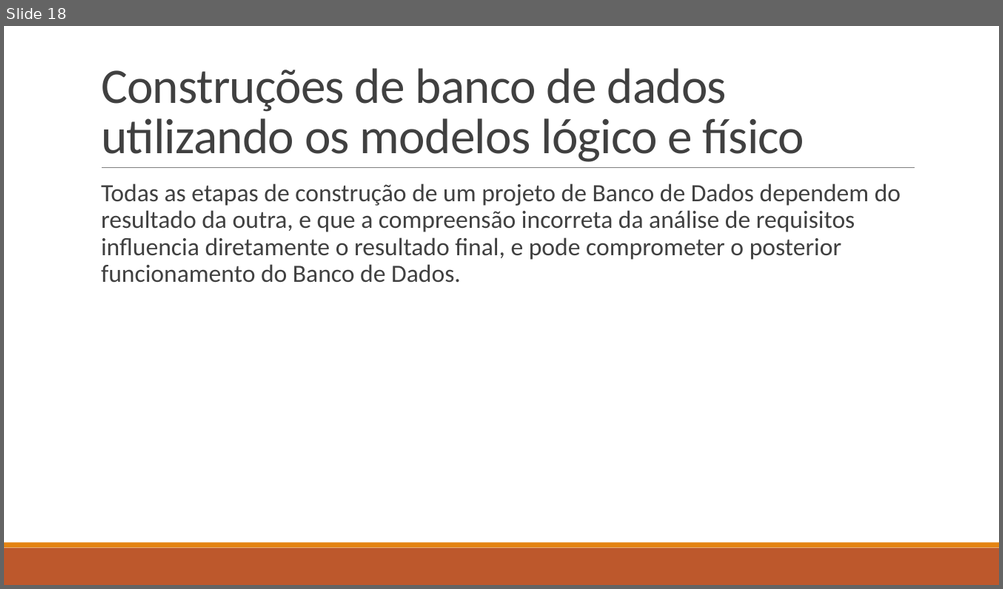
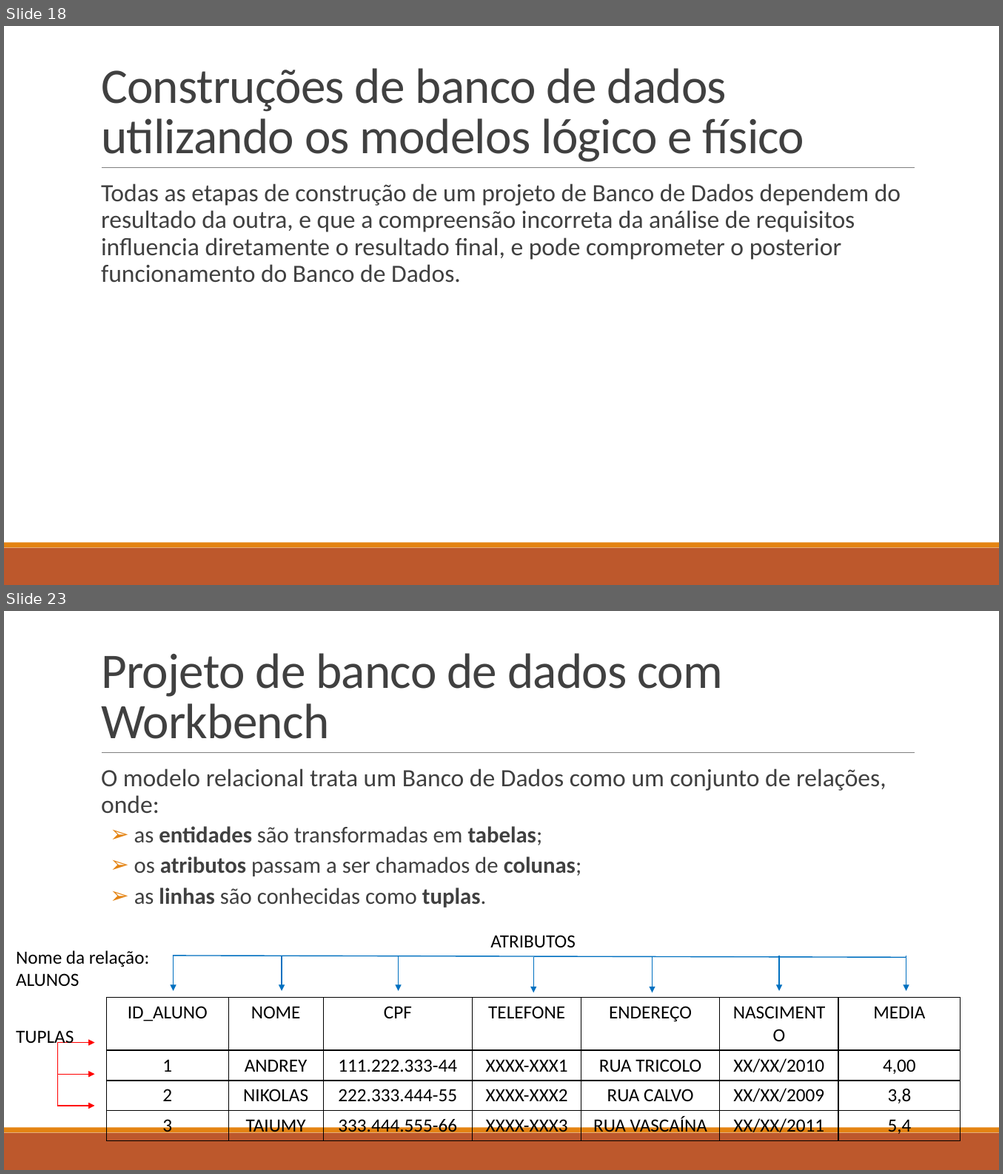
Before and after one commit to LucasHerculanoAmaro/Minhas-Aulas, a slide deck: Euripedes Simões de Paula/Banco de Dados/Aula 9/Projeto de Banco de Dados.pptx. Shown one above the other, each under a label of ours: slide 18 before the commit, slides 18 and 23 after it; the slides between them are not shown. The pictures are 1003x589 and 1003x1174 pixels, drawn with LibreOffice and Linux fonts; fonts in the diff are those of the drawing. Boxes give left, top, right and bottom in pixels: in the first picture for what was removed or moved away, otherwise in the second. Text is boxed around its words. In the diff, an @@ line names an element or a change of style, - is before the commit and + after.

Commit message:
atualizando a aula 9 de Banco de Dados

```diff
--- a/Euripedes Simões de Paula/Banco de Dados/Aula 9/Projeto de Banco de Dados.pptx
+++ b/Euripedes Simões de Paula/Banco de Dados/Aula 9/Projeto de Banco de Dados.pptx
@@ slide 23 added at (4, 611, 999, 1170), background #FFFFFF; not listed: 3 template elements that a slide beside it also shows @@
@@ title added at (101, 653, 722, 739), 48 pt, text #404040 @@
+Projeto de banco de dados com Workbench
@@ text added at (101, 769, 886, 908), 22 pt, text #404040 @@
+  O modelo relacional trata um Banco de Dados como um conjunto de relações, onde:
+  ➢ as entidades são transformadas em tabelas;
+  ➢ os atributos passam a ser chamados de colunas;
+  ➢ as linhas são conhecidas como tuplas.
@@ text added at (490, 935, 575, 948), 18 pt, text #000000 @@
+ATRIBUTOS
@@ text added at (16, 951, 149, 987), 18 pt, text #000000 @@
+Nome da relação:
+ALUNOS
@@ line added from (173, 956) to (906, 958), #0070C0 1 pt @@
@@ arrow added from (173, 956) to (173, 991), #0070C0 1 pt @@
@@ arrow added from (282, 956) to (282, 991), #0070C0 1 pt @@
@@ arrow added from (398, 956) to (398, 991), #0070C0 1 pt @@
@@ arrow added from (534, 958) to (534, 993), #0070C0 1 pt @@
@@ arrow added from (652, 958) to (652, 993), #0070C0 1 pt @@
@@ arrow added from (780, 956) to (780, 991), #0070C0 1 pt @@
@@ arrow added from (906, 956) to (906, 991), #0070C0 1 pt @@
@@ table added at (106, 997, 959, 1140), 4 rows, 7 columns @@
+ID_ALUNO | NOME | CPF | TELEFONE | ENDEREÇO | NASCIMENTO | MEDIA
+1 | ANDREY | 111.222.333-44 | XXXX-XXX1 | RUA TRICOLO | XX/XX/2010 | 4,00
+2 | NIKOLAS | 222.333.444-55 | XXXX-XXX2 | RUA CALVO | XX/XX/2009 | 3,8
+3 | TAIUMY | 333.444.555-66 | XXXX-XXX3 | RUA VASCAÍNA | XX/XX/2011 | 5,4
@@ text added at (16, 1031, 74, 1048), 18 pt, text #000000 @@
+TUPLAS
@@ arrow added from (58, 1043) to (95, 1043), #FF0000 1 pt @@
@@ line added from (58, 1043) to (58, 1106), #FF0000 1 pt @@
@@ arrow added from (58, 1074) to (95, 1074), #FF0000 1 pt @@
@@ arrow added from (58, 1106) to (95, 1106), #FF0000 1 pt @@
```
Also in this commit, not shown: 7 other slides added, 2 other files.
